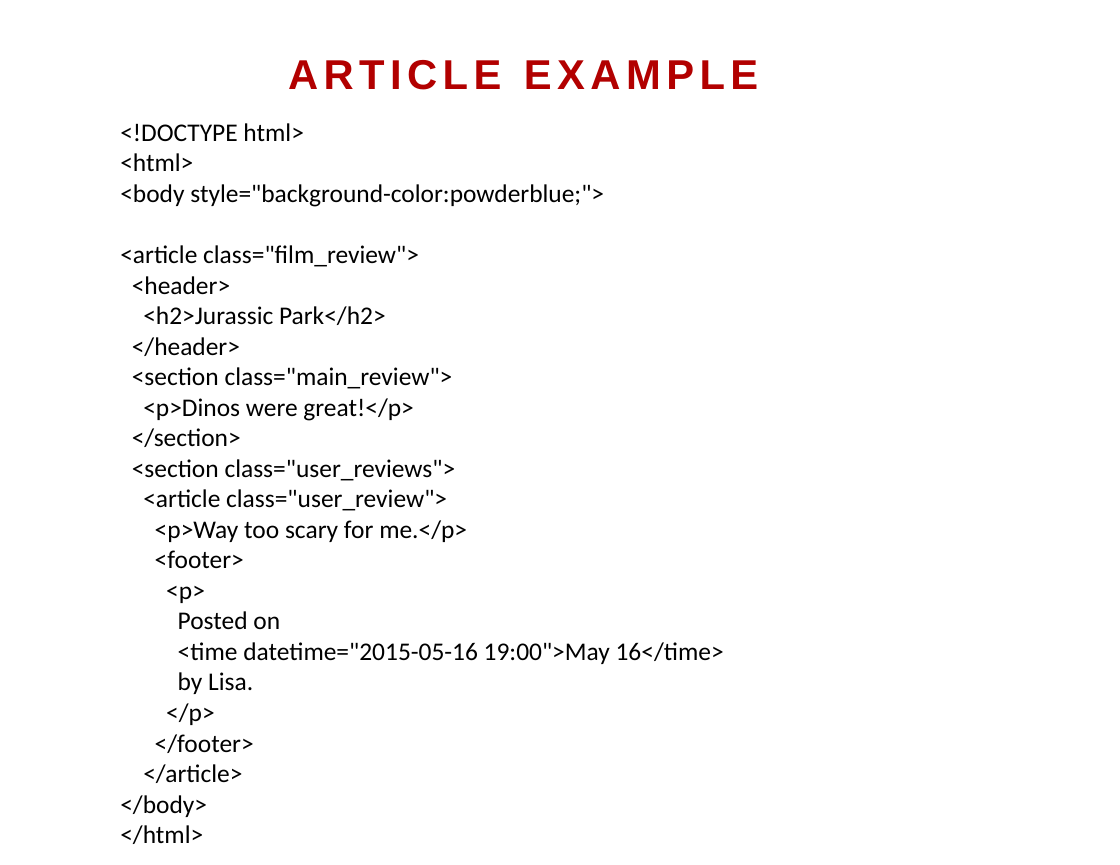
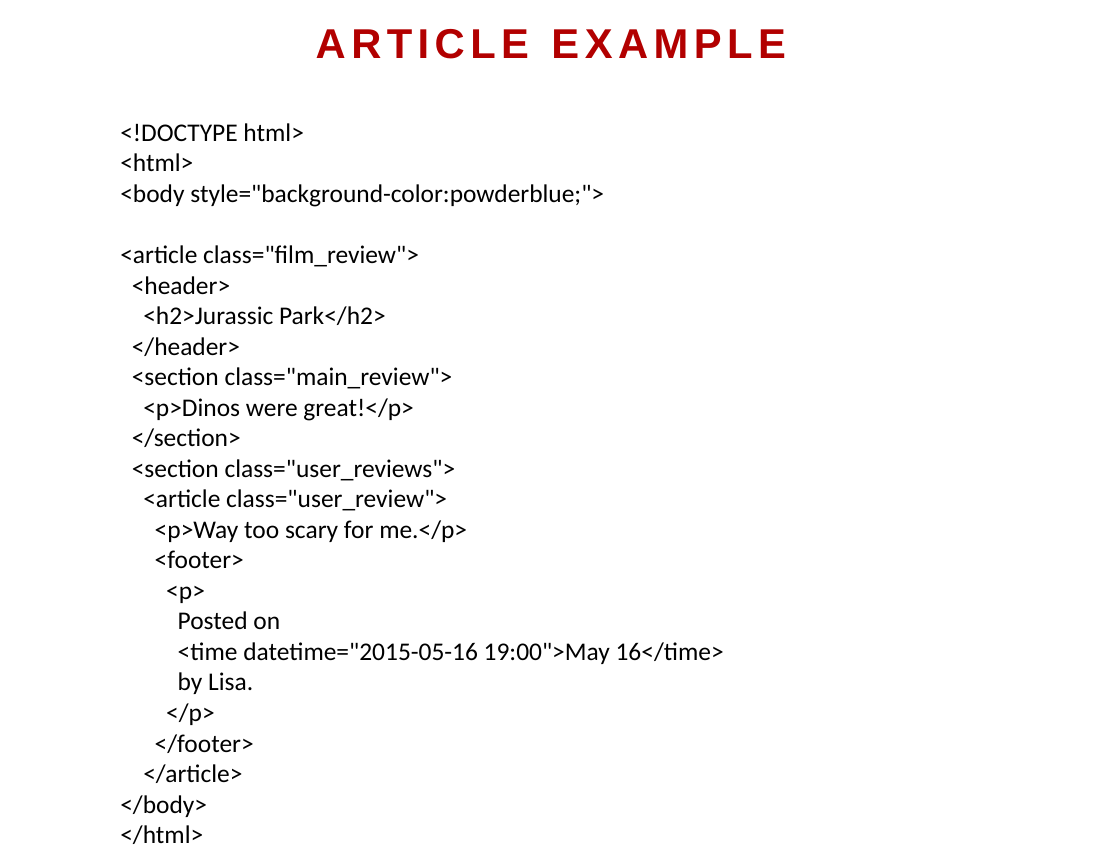
Before and after one commit to ppawar/ppawar.github.io, a slide deck: slide 21 of Spring2020/CSE102-S20/lectures/CSE102_S20_HTML.pptx. Drawn at 1120x865 pixels with LibreOffice and Linux fonts; fonts in the diff are those of the drawing. Boxes give left, top, right and bottom in pixels: in the first picture for what was removed or moved away, otherwise in the second. Text is boxed around its words. In the diff, an @@ line names an element or a change of style, - is before the commit and + after.

```diff
--- a/Spring2020/CSE102-S20/lectures/CSE102_S20_HTML.pptx
+++ b/Spring2020/CSE102-S20/lectures/CSE102_S20_HTML.pptx
@@ text "ARTICLE EXAMPLE": place and size @@
-text "ARTICLE EXAMPLE" at (288,60,758,90)
+text "ARTICLE EXAMPLE" at (316,29,785,59)
```
Also in this commit, not shown: 23 other slides changed, 1 slide added, 1 slide removed, 3 other files.
